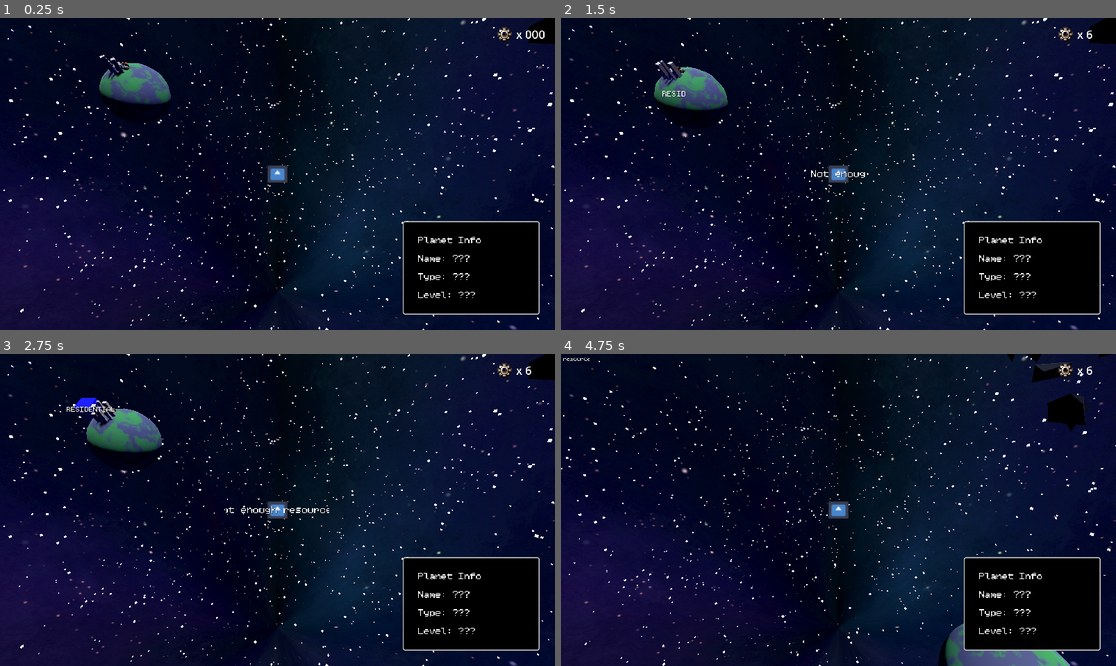
Above: before the commit, frames 1-4 (two rows, left to right).
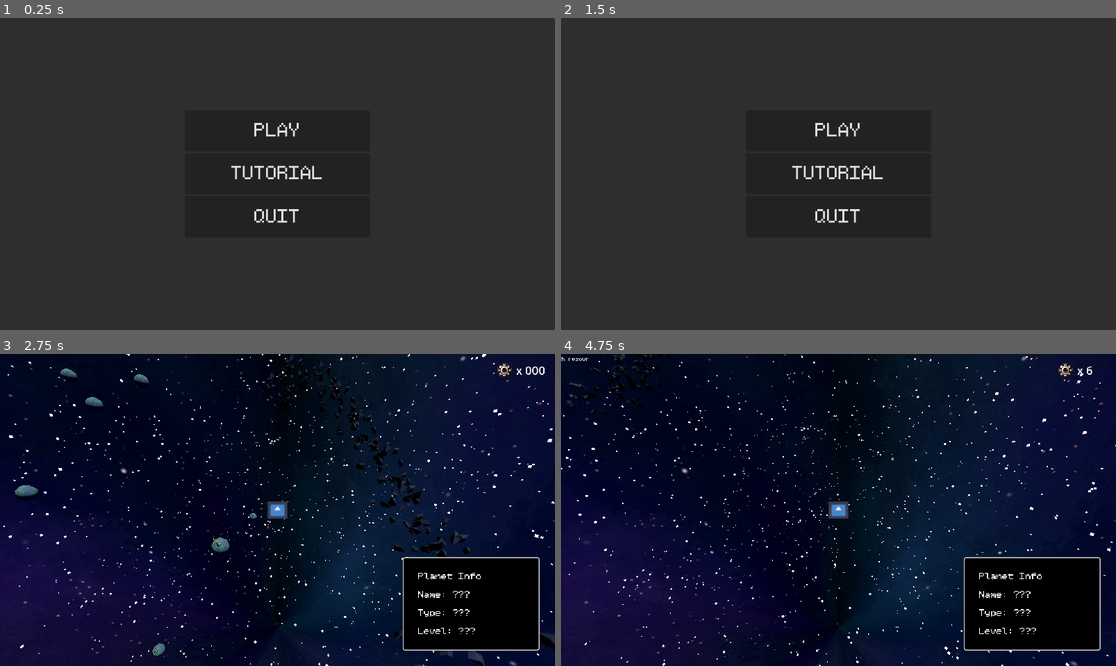
Above: after the commit, the same moments.

Repository: hazimbharis/worldlinkergame
Game: Godot game, scene res://scenes/menu2.tscn
The game is run twice, just before and just after one commit, with the same random seed, the same clock (stepped at 60 frames per second) and the same inputs. Before the commit the project starts from res://scenes/GameScene.tscn. The engine's default icon, where the game draws it, is replaced by a stand-in: a white triangle on a blue panel in a dark square.
Inputs (mouse positions are in pixels of both pictures, inside the frame that each line leads up to):
- Up to frame 1 (0.25 s): no input
- Up to frame 2 (1.5 s): click (838, 174) at 0.5 s, where only the run after the commit has a clickable "TUTORIAL"; click (610, 46) at 1.25 s, where only the run after the commit has a clickable "BACK"
- Up to frame 3 (2.75 s): click (277, 466) at 2 s, where only the run after the commit has a clickable "PLAY"
- Up to frame 4 (4.75 s): move the mouse to (960, 494) at 2.77 s; hold D (right) 2.78-3.53 s; tap 1 (1) at 2.85, 3.8, 4.35 s; click (960, 494) at 2.92 s; tap 2 (2) at 3.05, 3.6, 4.55 s; move the mouse to (727, 525) at 3.52 s; hold S (down) 3.53-4.28 s; move the mouse to (894, 441) at 4.27 s; hold D (right) from 4.28 s (still down)

The runs differ from the first frame. In frame 1, 100% of the frame differs, in the area x 0-100%, y 0-100%; in frame 2, 100%; in frame 3, 4.3%; in frame 4, 2.8%.

Commit message:
main menu working!

Diff:
--- a/project.godot
+++ b/project.godot
@@ -11,7 +11,7 @@
 [application]
 
 config/name="Team2Game"
-run/main_scene="res://scenes/GameScene.tscn"
+run/main_scene="res://scenes/menu2.tscn"
 config/features=PackedStringArray("4.2", "Forward Plus")
 config/icon="res://icon.svg"
 
--- a/scenes/GameScene.tscn
+++ b/scenes/GameScene.tscn
@@ -83,3 +83,4 @@
 draw_pass_1 = SubResource("QuadMesh_8tf21")
 
 [node name="SystemA" parent="." instance=ExtResource("11_qxhfv")]
+transform = Transform3D(0.1, 0, 0, 0, 0.1, 0, 0, 0, 0.1, 0, 0, 0)
--- /dev/null
+++ b/scenes/menu2.gd
@@ -0,0 +1,26 @@
+extends Control
+
+const game = preload("res://scenes/GameScene.tscn")
+const tutorial = preload("res://scenes/tutorial.tscn")
+
+# Called when the node enters the scene tree for the first time.
+func _ready() -> void:
+	pass # Replace with function body.
+
+
+# Called every frame. 'delta' is the elapsed time since the previous frame.
+func _process(delta: float) -> void:
+	pass
+
+
+func _on_button_pressed() -> void:
+	get_tree().change_scene_to_packed(game)
+
+
+func _on_button_2_pressed() -> void:
+	var tutorial = tutorial.instantiate()
+	add_child(tutorial)
+
+
+func _on_button_3_pressed() -> void:
+	get_tree().quit()
--- /dev/null
+++ b/scenes/menu2.tscn
@@ -0,0 +1,61 @@
+[gd_scene load_steps=3 format=3 uid="uid://i2xahoccub12"]
+
+[ext_resource type="Script" path="res://scenes/menu2.gd" id="1_wk4xb"]
+[ext_resource type="FontFile" uid="uid://c0buhu5smsj6n" path="res://Kitchen Sink.ttf" id="2_mmayr"]
+
+[node name="menu" type="Control"]
+layout_mode = 3
+anchors_preset = 15
+anchor_right = 1.0
+anchor_bottom = 1.0
+grow_horizontal = 2
+grow_vertical = 2
+script = ExtResource("1_wk4xb")
+
+[node name="Panel" type="Panel" parent="."]
+layout_mode = 1
+anchors_preset = 15
+anchor_right = 1.0
+anchor_bottom = 1.0
+grow_horizontal = 2
+grow_vertical = 2
+
+[node name="MarginContainer" type="MarginContainer" parent="Panel"]
+layout_mode = 1
+anchors_preset = 15
+anchor_right = 1.0
+anchor_bottom = 1.0
+grow_horizontal = 2
+grow_vertical = 2
+theme_override_constants/margin_left = 384
+theme_override_constants/margin_top = 192
+theme_override_constants/margin_right = 384
+theme_override_constants/margin_bottom = 192
+
+[node name="VBoxContainer" type="VBoxContainer" parent="Panel/MarginContainer"]
+layout_mode = 2
+
+[node name="Button" type="Button" parent="Panel/MarginContainer/VBoxContainer"]
+layout_mode = 2
+size_flags_vertical = 3
+theme_override_fonts/font = ExtResource("2_mmayr")
+theme_override_font_sizes/font_size = 32
+text = "PLAY"
+
+[node name="Button2" type="Button" parent="Panel/MarginContainer/VBoxContainer"]
+layout_mode = 2
+size_flags_vertical = 3
+theme_override_fonts/font = ExtResource("2_mmayr")
+theme_override_font_sizes/font_size = 32
+text = "TUTORIAL"
+
+[node name="Button3" type="Button" parent="Panel/MarginContainer/VBoxContainer"]
+layout_mode = 2
+size_flags_vertical = 3
+theme_override_fonts/font = ExtResource("2_mmayr")
+theme_override_font_sizes/font_size = 32
+text = "QUIT"
+
+[connection signal="pressed" from="Panel/MarginContainer/VBoxContainer/Button" to="." method="_on_button_pressed"]
+[connection signal="pressed" from="Panel/MarginContainer/VBoxContainer/Button2" to="." method="_on_button_2_pressed"]
+[connection signal="pressed" from="Panel/MarginContainer/VBoxContainer/Button3" to="." method="_on_button_3_pressed"]
--- /dev/null
+++ b/scenes/tutorial.gd
@@ -0,0 +1,17 @@
+extends Control
+
+#var main_menu = preload("res://scenes/menu2.tscn")
+
+# Called when the node enters the scene tree for the first time.
+func _ready() -> void:
+	pass # Replace with function body.
+
+
+# Called every frame. 'delta' is the elapsed time since the previous frame.
+func _process(delta: float) -> void:
+	pass
+
+
+func _on_button_pressed() -> void:
+	#print(main_menu)
+	queue_free()
--- /dev/null
+++ b/scenes/tutorial.tscn
@@ -0,0 +1,104 @@
+[gd_scene load_steps=7 format=3 uid="uid://ueclqseypbiu"]
+
+[ext_resource type="FontFile" uid="uid://c0buhu5smsj6n" path="res://Kitchen Sink.ttf" id="1_bj3rc"]
+[ext_resource type="Script" path="res://scenes/tutorial.gd" id="1_bn6xw"]
+
+[sub_resource type="StyleBoxFlat" id="StyleBoxFlat_qsyef"]
+bg_color = Color(0, 0, 0, 1)
+
+[sub_resource type="LabelSettings" id="LabelSettings_2eus7"]
+font = ExtResource("1_bj3rc")
+font_size = 64
+
+[sub_resource type="LabelSettings" id="LabelSettings_lea0g"]
+font = ExtResource("1_bj3rc")
+font_size = 25
+
+[sub_resource type="StyleBoxFlat" id="StyleBoxFlat_a87yl"]
+bg_color = Color(0, 0, 0, 1)
+border_width_left = 2
+border_width_top = 2
+border_width_right = 2
+border_width_bottom = 2
+border_color = Color(1, 1, 1, 1)
+corner_radius_top_left = 4
+corner_radius_top_right = 4
+corner_radius_bottom_right = 4
+corner_radius_bottom_left = 4
+corner_detail = 16
+
+[node name="Control" type="Control"]
+layout_mode = 3
+anchors_preset = 15
+anchor_right = 1.0
+anchor_bottom = 1.0
+grow_horizontal = 2
+grow_vertical = 2
+script = ExtResource("1_bn6xw")
+
+[node name="Panel" type="Panel" parent="."]
+layout_mode = 1
+anchors_preset = 15
+anchor_right = 1.0
+anchor_bottom = 1.0
+grow_horizontal = 2
+grow_vertical = 2
+theme_override_styles/panel = SubResource("StyleBoxFlat_qsyef")
+
+[node name="MarginContainer" type="MarginContainer" parent="."]
+layout_mode = 1
+anchors_preset = 15
+anchor_right = 1.0
+anchor_bottom = 1.0
+grow_horizontal = 2
+grow_vertical = 2
+theme_override_constants/margin_left = 32
+theme_override_constants/margin_top = 32
+theme_override_constants/margin_right = 32
+theme_override_constants/margin_bottom = 32
+
+[node name="VBoxContainer" type="VBoxContainer" parent="MarginContainer"]
+layout_mode = 2
+
+[node name="Label" type="Label" parent="MarginContainer/VBoxContainer"]
+layout_mode = 2
+text = "TUTORIAL"
+label_settings = SubResource("LabelSettings_2eus7")
+horizontal_alignment = 1
+
+[node name="Label2" type="Label" parent="MarginContainer/VBoxContainer"]
+custom_minimum_size = Vector2(1, 1)
+layout_mode = 2
+text = "you have just been appointed regional manager of XB45-IV!
+your task is to reroute the resources produced by the planets using pipes, blowers and barriers. your efficiency will be measured and ranked amongs this lethal company, where if you underperform your power gets turned off!
+wasd to move, scroll to zoom
+left click to place, drag to build pipe
+change building type in the hotbar with numbers
+there is an industry planet, and resource planet and a residential planet. industry wants the residential resource and the resource planets produce resources, the residential planet needs the food resource(red, juicy spherical object)
+good luck! and may the odds be every in your favour"
+label_settings = SubResource("LabelSettings_lea0g")
+autowrap_mode = 2
+
+[node name="Button" type="Button" parent="."]
+layout_mode = 2
+offset_left = 32.0
+offset_top = 32.0
+offset_right = 165.0
+offset_bottom = 86.0
+size_flags_horizontal = 0
+size_flags_vertical = 0
+theme_override_fonts/font = ExtResource("1_bj3rc")
+theme_override_font_sizes/font_size = 32
+text = "BACK"
+flat = true
+
+[node name="Panel2" type="Panel" parent="."]
+visible = false
+layout_mode = 0
+offset_left = 32.0
+offset_top = 32.0
+offset_right = 168.0
+offset_bottom = 85.0
+theme_override_styles/panel = SubResource("StyleBoxFlat_a87yl")
+
+[connection signal="pressed" from="Button" to="." method="_on_button_pressed"]
--- a/scripts/planet.gd
+++ b/scripts/planet.gd
@@ -130,12 +130,12 @@
 		print("spawn")
 
 		add_child(res)
-		res.scale = Vector3(1, 1, 1)
-		res.global_position = global_position + Vector3(randf_range(-2,2), 0, randf_range(-2,2))
+		res.scale = Vector3(0.5, 0.5, 0.5)
+		res.global_position = global_position
 		res.type = info.planet_type
 		var t = load("res://scenes/3d_label.tscn").instantiate()
 		t.text = str(res.type)
 		t.disappear = false
 		res.add_child(t)
-		get_tree().create_tween().tween_property(res, "global_position", res.global_position + Vector3(5,0, 0).rotated(Vector3(0, 1, 0), randf() * 2 * PI), 2)
+		#get_tree().create_tween().tween_property(res, "global_position", res.global_position + Vector3(5,0, 0).rotated(Vector3(0, 1, 0), randf() * 2 * PI), 2)
 		res.from = self
--- a/tmp/system_a.tscn
+++ b/tmp/system_a.tscn
@@ -173,15 +173,15 @@
 
 [node name="SystemA" type="Node3D"]
 
-[node name="Planets" type="Node" parent="."]
+[node name="Planets" type="Node3D" parent="."]
 
 [node name="Path3D" type="Path3D" parent="Planets"]
 transform = Transform3D(-0.119958, 0, -0.740345, 0, 0.75, 0, 0.740345, 0, -0.119958, 1.1169, 0.132476, 0)
 curve = SubResource("Curve3D_4ofne")
 
 [node name="PathFollow3D" type="PathFollow3D" parent="Planets/Path3D"]
-transform = Transform3D(0.999979, 0, 0, 0, 0.99997, 0, 0, 0, 0.999942, -5.53405, 2.29478e-06, 14.1872)
-progress = 36.1268
+transform = Transform3D(0.999979, 0, 0, 0, 0.99997, 0, 0, 0, 0.999942, 7.386, 2.29478e-06, 16.1337)
+progress = 49.1901
 rotation_mode = 0
 tilt_enabled = false
 script = ExtResource("1_pb5d0")
@@ -196,8 +196,8 @@
 curve = SubResource("Curve3D_4ofne")
 
 [node name="PathFollow3D" type="PathFollow3D" parent="Planets/Path3D2"]
-transform = Transform3D(0.999979, 0, 0, 0, 0.99997, 0, 0, 0, 0.999942, 12.0836, 2.29478e-06, 24.1222)
-progress = 59.4028
+transform = Transform3D(0.999979, 0, 0, 0, 0.99997, 0, 0, 0, 0.999942, 12.788, 2.29478e-06, 36.3938)
+progress = 72.4671
 rotation_mode = 0
 tilt_enabled = false
 script = ExtResource("1_pb5d0")
@@ -213,8 +213,8 @@
 curve = SubResource("Curve3D_qigem")
 
 [node name="PathFollow3D" type="PathFollow3D" parent="Planets/Path3D3"]
-transform = Transform3D(0.999979, 0, 0, 0, 0.99997, 0, 0, 0, 0.999942, 62.2995, -2.43187e-05, 12.7519)
-progress = 147.646
+transform = Transform3D(0.999979, 0, 0, 0, 0.99997, 0, 0, 0, 0.999942, 35.509, -2.43187e-05, 54.2152)
+progress = 197.011
 rotation_mode = 0
 tilt_enabled = false
 script = ExtResource("1_pb5d0")
@@ -230,8 +230,8 @@
 curve = SubResource("Curve3D_v7hdl")
 
 [node name="PathFollow3D" type="PathFollow3D" parent="Planets/Path3D4"]
-transform = Transform3D(0.999979, 0, 0, 0, 0.99997, 0, 0, 0, 0.999942, 0.0908047, -2.43187e-05, 8.26796)
-progress = 99.3605
+transform = Transform3D(0.999979, 0, 0, 0, 0.99997, 0, 0, 0, 0.999942, 32.3111, -2.43187e-05, 40.3633)
+progress = 150.833
 rotation_mode = 0
 tilt_enabled = false
 script = ExtResource("1_pb5d0")
@@ -247,8 +247,8 @@
 curve = SubResource("Curve3D_0ujxb")
 
 [node name="PathFollow3D" type="PathFollow3D" parent="Planets/Path3D5"]
-transform = Transform3D(0.999979, 0, 0, 0, 0.99997, 0, 0, 0, 0.999942, -7.06187, -2.43187e-05, 83.4581)
-progress = 43.5717
+transform = Transform3D(0.999979, 0, 0, 0, 0.99997, 0, 0, 0, 0.999942, -0.98936, -2.43187e-05, 81.7847)
+progress = 49.8703
 rotation_mode = 0
 tilt_enabled = false
 script = ExtResource("1_pb5d0")
@@ -318,8 +318,8 @@
 curve = SubResource("Curve3D_6k3yn")
 
 [node name="PathFollow3D" type="PathFollow3D" parent="Planets/Path3D6"]
-transform = Transform3D(-0.492664, 0, 0.870214, 0, 1, 0, -0.870214, 0, -0.492664, -431.987, 0, 40.687)
-progress = 318.427
+transform = Transform3D(0.694805, 0, 0.719191, 0, 1, 0, -0.719191, 0, 0.694805, -493.674, 0, 56.5994)
+progress = 392.308
 script = ExtResource("1_pb5d0")
 speed = 0.01
 
@@ -328,7 +328,7 @@
 info = SubResource("Resource_ubddf")
 planet_mesh = NodePath("../../../Planet/Mesh")
 
-[node name="Obstaces" type="Node" parent="."]
+[node name="Obstaces" type="Node3D" parent="."]
 
 [node name="AsteroidCloud14" parent="Obstaces" instance=ExtResource("3_1c4qc")]
 transform = Transform3D(-1.52986, 0, 9.88228, 0, 10, 0, -9.88228, 0, -1.52986, 63.1579, 0, 0)
@@ -389,4 +389,4 @@
 transform = Transform3D(0.896797, 0, -0.442467, 0, 1, 0, 0.442467, 0, 0.896797, 201.548, 0, 92.5751)
 shape = SubResource("BoxShape3D_k6115")
 
-[node name="Other" type="Node" parent="."]
+[node name="Other" type="Node3D" parent="."]
